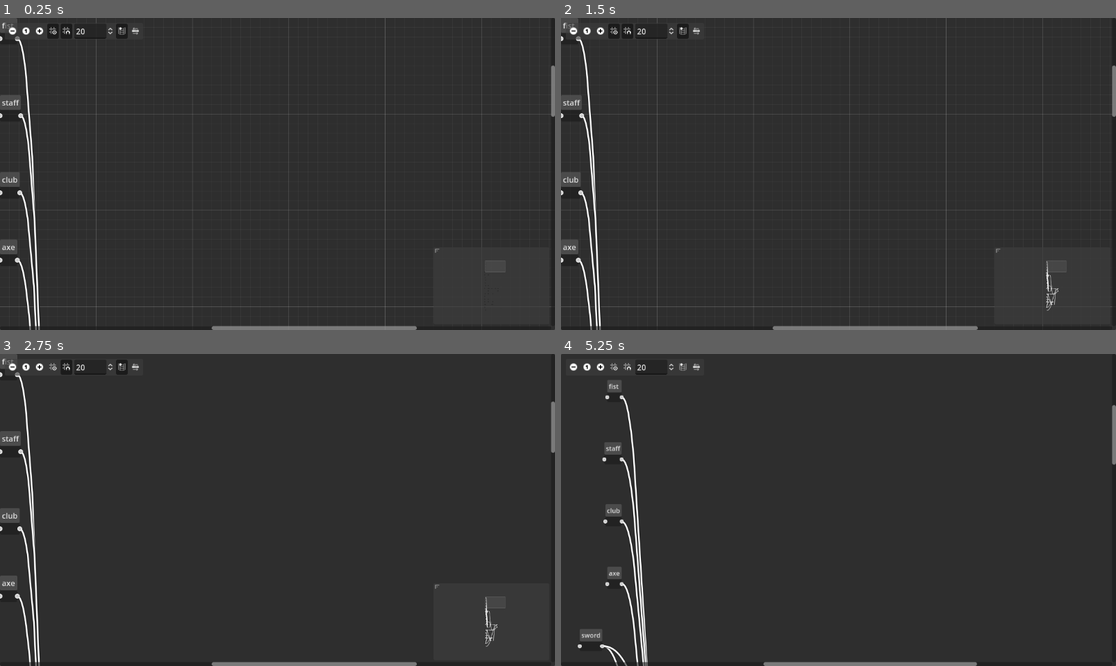
Above: before the commit, frames 1-4 (two rows, left to right).
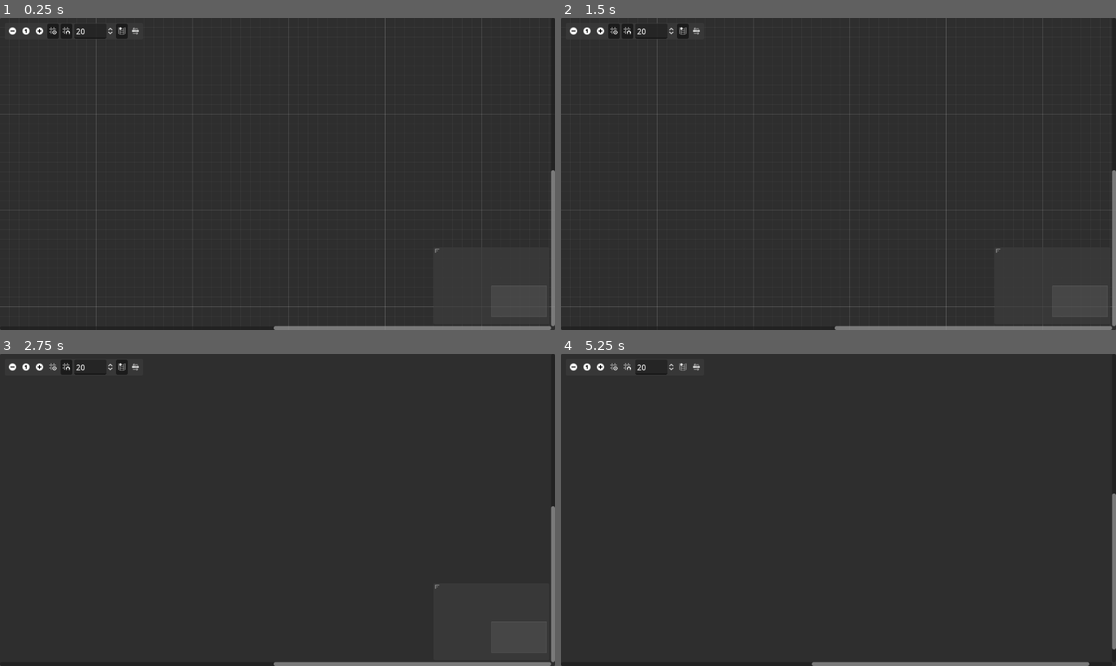
Above: after the commit, the same moments.

Repository: Vulp-OS/apocalypse-cultivator-idle
Game: Godot game, scene res://scenes/AbilityMap.tscn
The game is run twice, just before and just after one commit, with the same random seed, the same clock (stepped at 60 frames per second) and the same inputs. This scene is started directly instead of the project's main scene.
Inputs (mouse positions are in pixels of both pictures, inside the frame that each line leads up to):
- Up to frame 1 (0.25 s): no input
- Up to frame 2 (1.5 s): click (572, 30) at 0.5 s; click (599, 30) at 1.25 s
- Up to frame 3 (2.75 s): click (55, 366) at 2 s
- Up to frame 4 (5.25 s): click (627, 366) at 2.75 s; click (683, 366) at 3.5 s; click (694, 366) at 4.25 s; click (572, 366) at 5 s

The runs differ from the first frame. In frame 1, 2.3% of the frame differs, in the area x 0-100%, y 0-100%; in frame 2, 2.4%; in frame 3, 2.5%; in frame 4, 2.5%, in the area x 3-100%, y 8-100%.
Error after the commit: Parse Error: Identifier "SQLite" not declared in the current scope. (res://scripts/AbilityMapGraph.gd:14)

Commit message:
Change from flat txt to sqlite for dao data

Diff:
--- a/project.godot
+++ b/project.godot
@@ -18,3 +18,7 @@
 [dotnet]
 
 project/assembly_name="Apocalypse Cultivator Idle"
+
+[editor_plugins]
+
+enabled=PackedStringArray("res://addons/godot-sqlite/plugin.cfg")
--- a/scenes/AbilityMap.tscn
+++ b/scenes/AbilityMap.tscn
@@ -18,7 +18,6 @@
 grow_horizontal = 2
 grow_vertical = 2
 right_disconnects = true
-scroll_offset = Vector2(-40, -40)
 script = ExtResource("1_1e6l2")
 
 [connection signal="connection_request" from="GraphEdit" to="GraphEdit" method="_on_connection_request"]
--- a/scripts/AbilityMapGraph.gd
+++ b/scripts/AbilityMapGraph.gd
@@ -1,50 +1,47 @@
 extends GraphEdit
-
 
 # Called when the node enters the scene tree for the first time.
 func _ready():
 	#get_zoom_hbox().visible = false
-	instantiate_dao_map()
+	instantiate_dao_from_db()
 	arrange_nodes()
 
 # Called every frame. 'delta' is the elapsed time since the previous frame.
 func _process(_delta):
 	pass
 
-func _on_connection_request(from_node, from_port, to_node, to_port):
-	# Don't connect to input that is already connected
-	push_warning(from_node)
+func instantiate_dao_from_db():
+	var db = SQLite.new()
+	db.path = "res://assets/dao.sqlite"
+	db.open_db()
+	db.query("SELECT dao.name, dao.tier, parent FROM dao LEFT JOIN parents on dao.name=parents.name;")
+	var len = len(db.query_result)
+	for i in len:
+		var foundational = false
+		var dao = str(db.query_result[i]["name"])
+		var parent = str(db.query_result[i]["parent"])
+		var tier = db.query_result[i]["tier"]
+		if tier == 1:
+			foundational = true
 
-	for con in get_connection_list():
-		if con.to == to_node and con.to_port == to_port:
-			return
+		if not get_node_or_null(dao):
+			add_dao(dao, foundational)
+		if parent != "<null>" and not get_node_or_null(parent):
+			add_dao(parent)
 
-	connect_node(from_node, from_port, to_node, to_port)
+		connect_node(dao, 0, parent, 0)
 
-func instantiate_dao_map():
-	var file = FileAccess.open("res://assets/daoConnections.txt", FileAccess.READ)
+	db.close_db()
 
-	while not file.eof_reached():
-		var line = file.get_line()
-		if line == "":
-			continue
-		else:
-			var dao = line.get_slice(",",0)
-			var parent = line.get_slice(",",1)
-			if dao != "" and not get_node_or_null(dao):
-				add_dao(dao)
-			if parent != "" and not get_node_or_null(parent):
-				add_dao(parent)
-
-			connect_node(dao, 0, parent, 0)
-
-func add_dao(dao):
+func add_dao(dao, foundational = false):
 	var newDao = GraphNode.new()
-	print(dao)
 	newDao.name = dao
 	newDao.title = dao
 	newDao.add_child(Control.new())
-	newDao.set_slot(0, true, 0, Color.WHITE, true, 0, Color.WHITE)
+	if foundational:
+		newDao.set_slot(0, false, 0, Color.WHITE, true, 0, Color.WHITE)
+	else:
+		newDao.set_slot(0, true, 0, Color.WHITE, true, 0, Color.WHITE)
 	newDao.connect("node_selected", _dao_selected)
 	newDao.connect("node_deselected", _dao_deselected)
 
@@ -54,10 +51,13 @@
 	var children = get_children()
 	for child in children:
 		if child.selected:
-			child.set_slot(0, true, 0, Color.YELLOW, true, 0, Color.YELLOW)
+			var left_enabled = child.is_slot_enabled_left(0)
+
+			child.set_slot(0, left_enabled, 0, Color.GREEN, true, 0, Color.GREEN)
 
 func _dao_deselected():
 	var children = get_children()
 	for child in children:
-		if child.get_connection_input_color(0) == Color.YELLOW:
-			child.set_slot(0, true, 0, Color.WHITE, true, 0, Color.WHITE)
+		if child.get_connection_output_color(0) == Color.GREEN:
+			var left_enabled = child.is_slot_enabled_left(0)
+			child.set_slot(0, left_enabled, 0, Color.WHITE, true, 0, Color.WHITE)
Not shown, added: addons/godot-sqlite/godot-sqlite.gd
Not shown, added: addons/godot-sqlite/plugin.cfg
Not shown, added: addons/godot-sqlite/LICENSE.md
Not shown, added: addons/godot-sqlite/bin/libgdsqlite.android.template_debug.arm64.so
Not shown, added: addons/godot-sqlite/bin/libgdsqlite.android.template_debug.x86_64.so
Not shown, added: addons/godot-sqlite/bin/libgdsqlite.android.template_release.arm64.so
Not shown, added: addons/godot-sqlite/bin/libgdsqlite.android.template_release.x86_64.so
Not shown, added: addons/godot-sqlite/bin/libgdsqlite.ios.template_debug.arm64.dylib
Not shown, added: addons/godot-sqlite/bin/libgdsqlite.ios.template_release.arm64.dylib
Not shown, added: addons/godot-sqlite/bin/libgdsqlite.linux.template_debug.x86_64.so
Not shown, added: addons/godot-sqlite/bin/libgdsqlite.linux.template_release.x86_64.so
Not shown, added: addons/godot-sqlite/bin/libgdsqlite.macos.template_debug.framework/libgdsqlite.macos.template_debug
(and 6 more such lines)
